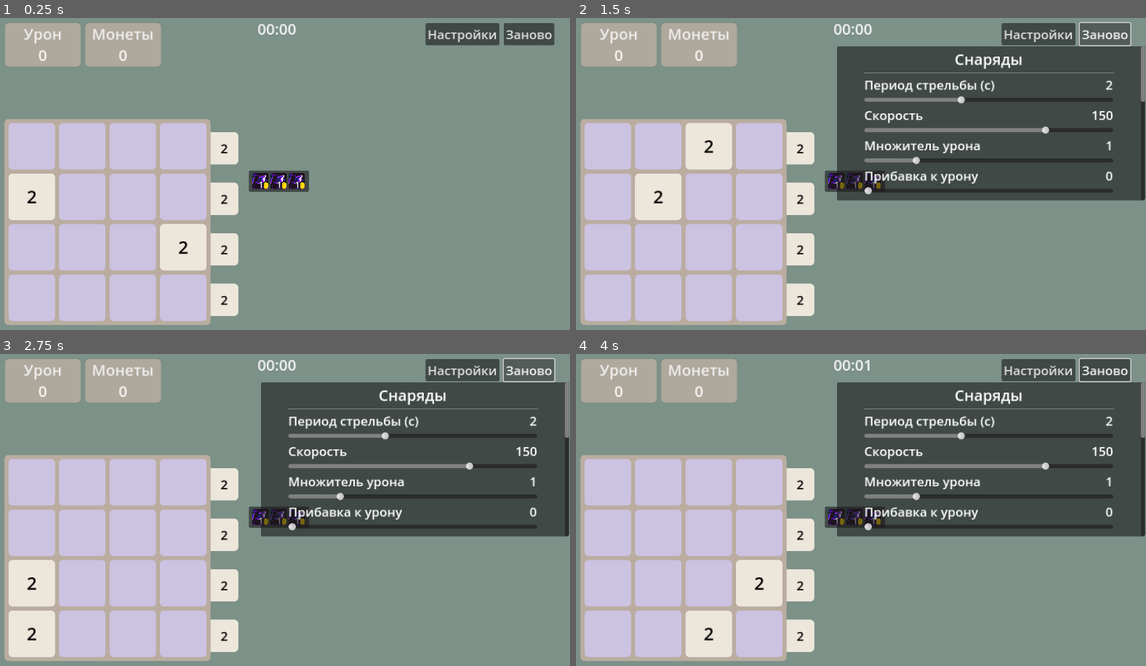
Above: before the commit, frames 1-4 (two rows, left to right).
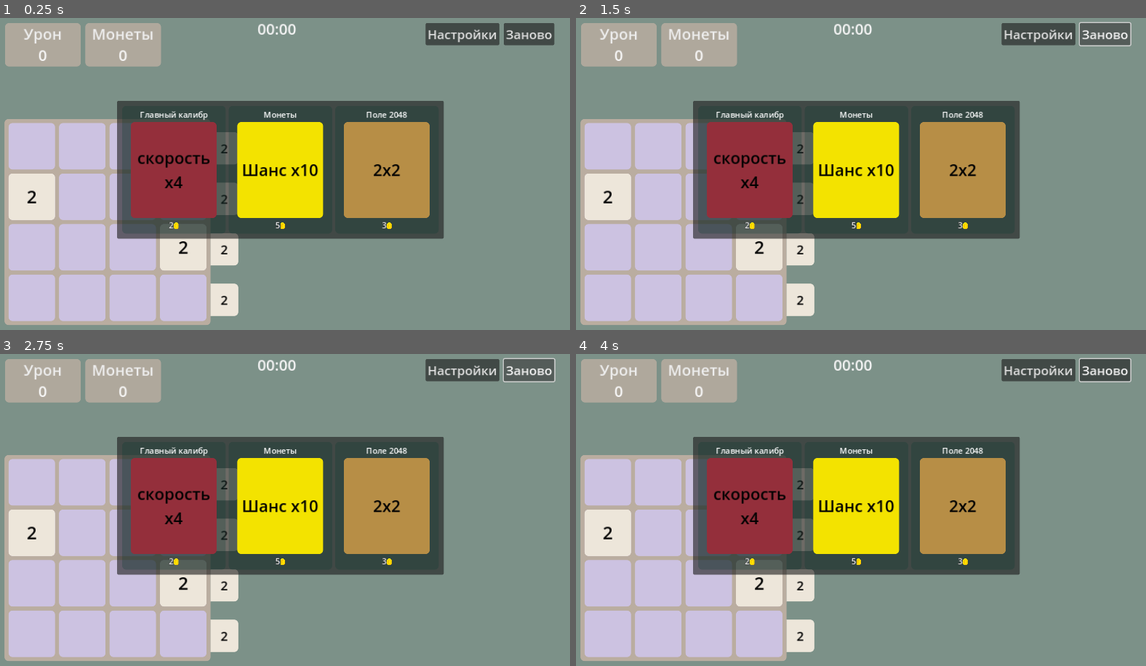
Above: after the commit, the same moments.

Repository: progstuff/2048TdPrototype
Game: Godot game, scene res://Data/WorldScene.tscn
Same seed, same stepped clock (60 frames per second), same inputs: the game is played once before the commit and once after it.
Inputs (mouse positions are in pixels of both pictures, inside the frame that each line leads up to):
- Up to frame 1 (0.25 s): no input
- Up to frame 2 (1.5 s): click (1037, 33) at 0.5 s, where only the run before the commit has a clickable "Настройки"; click (1106, 33) at 1.25 s, where only the run before the commit has a clickable "Заново"
- Up to frame 3 (2.75 s): click (530, 369) at 2 s, where only the run before the commit has a clickable "Заново"
- Up to frame 4 (4 s): click (1106, 369) at 2.75 s, where only the run before the commit has a clickable "Заново"; tap Enter at 3.5 s; move the mouse to (838, 516) at 3.52 s; press the mouse at (838, 516) at 3.53 s; hold Right (right) from 3.53 s (still down)

The runs differ from the first frame. In frame 1, 25% of the frame differs, in the area x 20-78%, y 26-71%; in frame 2, 42%; in frame 3, 43%, in the area x 1-100%, y 9-98%; in frame 4, 41%.

Commit message:
добавил бонус с монетами

Diff:
--- /dev/null
+++ b/CalibrSpeedBonusScript.gd
@@ -0,0 +1,4 @@
+extends BonusElement
+
+func _ready() -> void:
+	set_price(2)
--- a/Data/BonusPanelScene.tscn
+++ b/Data/BonusPanelScene.tscn
@@ -1,6 +1,5 @@
-[gd_scene load_steps=3 format=3 uid="uid://cg81qtoamt06p"]
+[gd_scene load_steps=2 format=3 uid="uid://cg81qtoamt06p"]
 
-[ext_resource type="PackedScene" uid="uid://dayd2vf7sxewp" path="res://Data/BonusScene.tscn" id="1_aq7df"]
 [ext_resource type="Script" path="res://Data/BonusPanelScript.gd" id="1_w204r"]
 
 [node name="BonusPanel" type="PanelContainer"]
@@ -9,29 +8,26 @@
 anchor_top = 0.5
 anchor_right = 0.5
 anchor_bottom = 0.5
-offset_left = -59.5
-offset_top = -21.0
-offset_right = 59.5
-offset_bottom = 21.0
+offset_left = -318.0
+offset_top = -143.0
+offset_right = 325.0
+offset_bottom = 97.0
 grow_horizontal = 2
 grow_vertical = 2
 script = ExtResource("1_w204r")
 
-[node name="VBoxContainer" type="VBoxContainer" parent="."]
+[node name="MarginContainer" type="MarginContainer" parent="."]
+layout_mode = 2
+theme_override_constants/margin_left = 10
+theme_override_constants/margin_top = 10
+theme_override_constants/margin_right = 10
+theme_override_constants/margin_bottom = 10
+
+[node name="VBoxContainer" type="VBoxContainer" parent="MarginContainer"]
 layout_mode = 2
 size_flags_horizontal = 4
 size_flags_vertical = 4
 
-[node name="HBoxContainer" type="HBoxContainer" parent="VBoxContainer"]
+[node name="BonusContainer" type="HBoxContainer" parent="MarginContainer/VBoxContainer"]
 layout_mode = 2
-size_flags_horizontal = 4
-size_flags_vertical = 4
-
-[node name="Bonus" parent="VBoxContainer/HBoxContainer" instance=ExtResource("1_aq7df")]
-layout_mode = 2
-
-[node name="Bonus2" parent="VBoxContainer/HBoxContainer" instance=ExtResource("1_aq7df")]
-layout_mode = 2
-
-[node name="Bonus3" parent="VBoxContainer/HBoxContainer" instance=ExtResource("1_aq7df")]
-layout_mode = 2
+theme_override_constants/separation = 6
--- a/Data/BonusPanelScript.gd
+++ b/Data/BonusPanelScript.gd
@@ -1,12 +1,65 @@
 extends PanelContainer
 
-@onready var container = $VBoxContainer/HBoxContainer
+@onready var container = $MarginContainer/VBoxContainer/BonusContainer
+
+var coinBonusScene = load("res://Data/CoinBonusScene.tscn")
+var calibrBonusScene = load("res://Data/CalibrBonusScene.tscn")
+var fieldBonusScene = load("res://Data/FieldBonusScene.tscn")
+
+var bonuses = {}
 
 func _ready() -> void:
 	pass
+
+func init(_enemySpawners: Node):
+
+	if(!bonuses.is_empty()):
+		return
+
+	var coinBonus = coinBonusScene.instantiate()
+	coinBonus.set_bonus_panel(self)
+	coinBonus.set_enemy_spawners(_enemySpawners)
+	coinBonus.deactivate()
+	bonuses[0] = coinBonus
+
+	var calibrBonus = calibrBonusScene.instantiate()
+	calibrBonus.set_bonus_panel(self)
+	calibrBonus.deactivate()
+	bonuses[1] = calibrBonus
+
+	var fieldBonus = fieldBonusScene.instantiate()
+	fieldBonus.set_bonus_panel(self)
+	fieldBonus.deactivate()
+	bonuses[2] = fieldBonus
+
+func show_bonus_panel():
+	get_tree().paused = true
+
+	for bonus in container.get_children():
+		container.remove_child(bonus)
+
+	var showedBonuses = {}
+
+	var cnt = 0
+	while(cnt < 3):
+		var ind = randi_range(0, bonuses.size()-1)
+		if(showedBonuses.has(ind)):
+			continue
+		if(bonuses.has(ind)):
+			var bonus = bonuses[ind]
+			bonus.activate()
+
+			container.add_child(bonus)
+			showedBonuses[ind] = true
+			cnt = cnt + 1
+
+	visible = true
 
 func choose_bonus():
 	for bonus in container.get_children():
 		if(bonus.isChoosed):
 			visible = false
+			bonus.activate_bonus()
 			break
+
+	get_tree().paused = false
--- a/Data/BonusScene.tscn
+++ b/Data/BonusScene.tscn
@@ -1,36 +1,59 @@
-[gd_scene load_steps=5 format=3 uid="uid://dayd2vf7sxewp"]
+[gd_scene load_steps=6 format=3 uid="uid://dayd2vf7sxewp"]
 
 [ext_resource type="Script" path="res://Data/BonusScript.gd" id="1_7scx3"]
-[ext_resource type="Texture2D" uid="uid://4ftltlx15pfs" path="res://Icons/rounded-in-photoretrica (1).png" id="1_nmj4f"]
 [ext_resource type="Texture2D" uid="uid://fbkfjcoe0mba" path="res://Icons/Coin.png" id="2_jlt1s"]
+
+[sub_resource type="StyleBoxFlat" id="StyleBoxFlat_ojwge"]
+bg_color = Color(0.00392157, 0.215686, 0.180392, 0.239216)
+corner_radius_top_left = 8
+corner_radius_top_right = 8
+corner_radius_bottom_right = 8
+corner_radius_bottom_left = 8
 
 [sub_resource type="LabelSettings" id="LabelSettings_ft8cm"]
 font_size = 17
 outline_size = 2
 outline_color = Color(0, 0, 0, 1)
 
+[sub_resource type="StyleBoxFlat" id="StyleBoxFlat_0y806"]
+bg_color = Color(0.6, 0.6, 0, 0)
+
 [node name="Bonus" type="PanelContainer"]
-offset_right = 32.0
-offset_bottom = 32.0
+custom_minimum_size = Vector2(205, 240)
+offset_right = 205.0
+offset_bottom = 240.0
+theme_override_styles/panel = SubResource("StyleBoxFlat_ojwge")
 script = ExtResource("1_7scx3")
 
-[node name="BonusIcon" type="TextureRect" parent="."]
+[node name="MarginContainer" type="MarginContainer" parent="."]
+layout_mode = 2
+theme_override_constants/margin_left = 6
+theme_override_constants/margin_top = 6
+theme_override_constants/margin_right = 6
+theme_override_constants/margin_bottom = 6
+
+[node name="VBoxContainer" type="VBoxContainer" parent="MarginContainer"]
+layout_mode = 2
+theme_override_constants/separation = 2
+
+[node name="BonusName" type="Label" parent="MarginContainer/VBoxContainer"]
+layout_mode = 2
+size_flags_vertical = 0
+text = "Название"
+horizontal_alignment = 1
+
+[node name="HBoxContainer" type="HBoxContainer" parent="MarginContainer/VBoxContainer"]
 layout_mode = 2
 size_flags_horizontal = 4
-texture = ExtResource("1_nmj4f")
-
-[node name="HBoxContainer" type="HBoxContainer" parent="."]
-layout_mode = 2
-size_flags_horizontal = 8
 size_flags_vertical = 8
 theme_override_constants/separation = 0
 
-[node name="MarginContainer" type="MarginContainer" parent="HBoxContainer"]
+[node name="MarginContainer" type="MarginContainer" parent="MarginContainer/VBoxContainer/HBoxContainer"]
 layout_mode = 2
 theme_override_constants/margin_top = 0
 theme_override_constants/margin_bottom = -4
 
-[node name="Price" type="Label" parent="HBoxContainer/MarginContainer"]
+[node name="Price" type="Label" parent="MarginContainer/VBoxContainer/HBoxContainer/MarginContainer"]
 layout_mode = 2
 size_flags_horizontal = 8
 size_flags_vertical = 8
@@ -39,7 +62,7 @@
 horizontal_alignment = 2
 vertical_alignment = 2
 
-[node name="TextureRect2" type="TextureRect" parent="HBoxContainer"]
+[node name="TextureRect2" type="TextureRect" parent="MarginContainer/VBoxContainer/HBoxContainer"]
 custom_minimum_size = Vector2(10, 15)
 layout_mode = 2
 size_flags_horizontal = 8
@@ -48,4 +71,15 @@
 expand_mode = 1
 stretch_mode = 4
 
-[connection signal="gui_input" from="." to="." method="_on_gui_input"]
+[node name="TextureRect" type="TextureRect" parent="MarginContainer/VBoxContainer"]
+layout_mode = 2
+
+[node name="Panel" type="Panel" parent="."]
+layout_mode = 2
+theme_override_styles/panel = SubResource("StyleBoxFlat_0y806")
+
+[node name="BonusTimer" type="Timer" parent="."]
+one_shot = true
+
+[connection signal="gui_input" from="Panel" to="." method="_on_panel_gui_input"]
+[connection signal="timeout" from="BonusTimer" to="." method="_on_bonus_timer_timeout"]
--- a/Data/BonusScript.gd
+++ b/Data/BonusScript.gd
@@ -3,19 +3,33 @@
 
 @export var playerCoins = 10
 @export var isChoosed = false
-@onready var icon = $BonusIcon
-@onready var priceLbl = $HBoxContainer/MarginContainer/Price
+@export var bonusTime = 2
+
+@onready var bonusTimer = $BonusTimer
+@onready var priceLbl = $MarginContainer/VBoxContainer/HBoxContainer/MarginContainer/Price
+var bonusPanel = null
 
 var price = 1
 
 func _ready() -> void:
 	pass
 
+func activate():
+	visible = true
+	isChoosed = false
+
+func deactivate():
+	visible = false
+	isChoosed = false
+
+func set_bonus_panel(_bonusPanel:PanelContainer):
+	bonusPanel = _bonusPanel
+
 func set_price(_price: int):
 	price = _price
 	priceLbl.text = str(price)
 
-func _on_gui_input(event: InputEvent) -> void:
+func _on_panel_gui_input(event: InputEvent) -> void:
 	if (
 		event is InputEventMouseButton
 		and event.button_index == MOUSE_BUTTON_LEFT
@@ -23,5 +37,14 @@
 	):
 		if(playerCoins >= price):
 			isChoosed = true
-			var bonusPanel = get_parent().get_parent().get_parent()
-			bonusPanel.choose_bonus()
+			if(bonusPanel != null):
+				bonusPanel.choose_bonus()
+
+func activate_bonus():
+	pass
+
+func deactivate_bonus():
+	pass
+
+func _on_bonus_timer_timeout() -> void:
+	deactivate_bonus()
--- /dev/null
+++ b/Data/CalibrBonusScene.tscn
@@ -0,0 +1,50 @@
+[gd_scene load_steps=5 format=3 uid="uid://br7h71137vsum"]
+
+[ext_resource type="PackedScene" uid="uid://dayd2vf7sxewp" path="res://Data/BonusScene.tscn" id="1_a5kh1"]
+[ext_resource type="Script" path="res://CalibrSpeedBonusScript.gd" id="2_1hmqc"]
+
+[sub_resource type="StyleBoxFlat" id="StyleBoxFlat_xxp38"]
+bg_color = Color(0.580189, 0.186132, 0.232289, 1)
+corner_radius_top_left = 8
+corner_radius_top_right = 8
+corner_radius_bottom_right = 8
+corner_radius_bottom_left = 8
+
+[sub_resource type="LabelSettings" id="LabelSettings_e8lm7"]
+font_size = 32
+font_color = Color(0.00566115, 0.00566115, 0.00566115, 1)
+
+[node name="CalibrBonus" instance=ExtResource("1_a5kh1")]
+script = ExtResource("2_1hmqc")
+
+[node name="BonusName" parent="MarginContainer/VBoxContainer" index="0"]
+text = "Главный калибр"
+
+[node name="BonusIcon" type="Panel" parent="MarginContainer/VBoxContainer" index="1"]
+custom_minimum_size = Vector2(170, 190)
+layout_mode = 2
+size_flags_horizontal = 4
+size_flags_vertical = 4
+theme_override_styles/panel = SubResource("StyleBoxFlat_xxp38")
+
+[node name="Label" type="Label" parent="MarginContainer/VBoxContainer/BonusIcon" index="0"]
+layout_mode = 1
+anchors_preset = 8
+anchor_left = 0.5
+anchor_top = 0.5
+anchor_right = 0.5
+anchor_bottom = 0.5
+offset_left = -20.0
+offset_top = -11.5
+offset_right = 20.0
+offset_bottom = 11.5
+grow_horizontal = 2
+grow_vertical = 2
+text = "скорость
+х4"
+label_settings = SubResource("LabelSettings_e8lm7")
+horizontal_alignment = 1
+
+[node name="Price" parent="MarginContainer/VBoxContainer/HBoxContainer/MarginContainer" index="0"]
+text = "2
+"
--- /dev/null
+++ b/Data/CoinBonusScene.tscn
@@ -0,0 +1,46 @@
+[gd_scene load_steps=5 format=3 uid="uid://cyep1kbroyhiq"]
+
+[ext_resource type="PackedScene" uid="uid://dayd2vf7sxewp" path="res://Data/BonusScene.tscn" id="1_avfs6"]
+[ext_resource type="Script" path="res://Data/CoinBonusScript.gd" id="2_hagxj"]
+
+[sub_resource type="StyleBoxFlat" id="StyleBoxFlat_a7di3"]
+bg_color = Color(0.95094, 0.889694, 0, 1)
+corner_radius_top_left = 8
+corner_radius_top_right = 8
+corner_radius_bottom_right = 8
+corner_radius_bottom_left = 8
+
+[sub_resource type="LabelSettings" id="LabelSettings_qgodk"]
+font_size = 32
+font_color = Color(0.00566115, 0.00566115, 0.00566115, 1)
+
+[node name="CoinBonus" instance=ExtResource("1_avfs6")]
+script = ExtResource("2_hagxj")
+coinChanceMultiplier = 10
+
+[node name="BonusName" parent="MarginContainer/VBoxContainer" index="0"]
+text = "Монеты"
+
+[node name="BonusIcon" type="Panel" parent="MarginContainer/VBoxContainer" index="1"]
+custom_minimum_size = Vector2(170, 190)
+layout_mode = 2
+size_flags_horizontal = 4
+size_flags_vertical = 4
+theme_override_styles/panel = SubResource("StyleBoxFlat_a7di3")
+
+[node name="Label" type="Label" parent="MarginContainer/VBoxContainer/BonusIcon" index="0"]
+layout_mode = 1
+anchors_preset = 8
+anchor_left = 0.5
+anchor_top = 0.5
+anchor_right = 0.5
+anchor_bottom = 0.5
+offset_left = -20.0
+offset_top = -11.5
+offset_right = 20.0
+offset_bottom = 11.5
+grow_horizontal = 2
+grow_vertical = 2
+text = "Шанс х10"
+label_settings = SubResource("LabelSettings_qgodk")
+horizontal_alignment = 1
--- /dev/null
+++ b/Data/CoinBonusScript.gd
@@ -0,0 +1,35 @@
+extends BonusElement
+
+@export var coinChanceMultiplier = 10
+
+var enemySpawners = null
+var oldCoinChance = 0
+
+func _ready() -> void:
+	set_price(5)
+	bonusTime = 20
+	if(bonusTimer == null):
+		bonusTimer = $BonusTimer
+	bonusTimer.wait_time = bonusTime
+
+func set_enemy_spawners(_enemySpawners: Node):
+	enemySpawners = _enemySpawners
+
+func activate_bonus():
+	if(enemySpawners == null):
+		return
+
+	for enemySpawner in enemySpawners.get_children():
+		oldCoinChance = enemySpawner.coinChance
+		enemySpawner.coinChance *= coinChanceMultiplier
+
+	bonusTimer.start()
+
+func deactivate_bonus():
+	if(enemySpawners == null):
+		return
+
+	for enemySpawner in enemySpawners.get_children():
+		enemySpawner.coinChance /= coinChanceMultiplier
+
+	bonusTimer.stop()
--- /dev/null
+++ b/Data/FieldBonusScene.gd
@@ -0,0 +1,4 @@
+extends BonusElement
+
+func _ready() -> void:
+	set_price(3)
--- /dev/null
+++ b/Data/FieldBonusScene.tscn
@@ -0,0 +1,45 @@
+[gd_scene load_steps=5 format=3 uid="uid://cnjk5650v13ap"]
+
+[ext_resource type="PackedScene" uid="uid://dayd2vf7sxewp" path="res://Data/BonusScene.tscn" id="1_qyw5p"]
+[ext_resource type="Script" path="res://Data/FieldBonusScene.gd" id="2_kxwvd"]
+
+[sub_resource type="StyleBoxFlat" id="StyleBoxFlat_axane"]
+bg_color = Color(0.719359, 0.55472, 0.273722, 1)
+corner_radius_top_left = 8
+corner_radius_top_right = 8
+corner_radius_bottom_right = 8
+corner_radius_bottom_left = 8
+
+[sub_resource type="LabelSettings" id="LabelSettings_xocbb"]
+font_size = 32
+font_color = Color(0.00566115, 0.00566115, 0.00566115, 1)
+
+[node name="FieldBonus" instance=ExtResource("1_qyw5p")]
+script = ExtResource("2_kxwvd")
+
+[node name="BonusName" parent="MarginContainer/VBoxContainer" index="0"]
+text = "Поле 2048"
+
+[node name="BonusIcon" type="Panel" parent="MarginContainer/VBoxContainer" index="1"]
+custom_minimum_size = Vector2(170, 190)
+layout_mode = 2
+size_flags_horizontal = 4
+size_flags_vertical = 4
+theme_override_styles/panel = SubResource("StyleBoxFlat_axane")
+
+[node name="Label" type="Label" parent="MarginContainer/VBoxContainer/BonusIcon" index="0"]
+layout_mode = 1
+anchors_preset = 8
+anchor_left = 0.5
+anchor_top = 0.5
+anchor_right = 0.5
+anchor_bottom = 0.5
+offset_left = -20.0
+offset_top = -11.5
+offset_right = 20.0
+offset_bottom = 11.5
+grow_horizontal = 2
+grow_vertical = 2
+text = "2х2"
+label_settings = SubResource("LabelSettings_xocbb")
+horizontal_alignment = 1
--- a/Data/WorldScene.tscn
+++ b/Data/WorldScene.tscn
@@ -28,6 +28,7 @@
 font_color = Color(0.969137, 0.969137, 0.969137, 1)
 
 [node name="World" type="Node2D"]
+process_mode = 1
 script = ExtResource("1_tc2t4")
 
 [node name="ColorRect" type="ColorRect" parent="."]
@@ -50,16 +51,22 @@
 [node name="Timer" type="Timer" parent="."]
 autostart = true
 
-[node name="Control" type="Control" parent="."]
+[node name="BonusTimer" type="Timer" parent="."]
+wait_time = 30.0
+autostart = true
+
+[node name="Interface" type="Control" parent="."]
 layout_mode = 3
 anchors_preset = 0
 offset_right = 1150.0
 offset_bottom = 646.0
 
-[node name="BonusPanel" parent="Control" instance=ExtResource("5_ru4q8")]
+[node name="BonusPanel" parent="Interface" instance=ExtResource("5_ru4q8")]
+process_mode = 3
+visible = false
 layout_mode = 1
 
-[node name="HBoxContainer2" type="HBoxContainer" parent="Control"]
+[node name="HBoxContainer2" type="HBoxContainer" parent="Interface"]
 layout_mode = 1
 anchors_preset = -1
 anchor_left = 0.974783
@@ -73,7 +80,7 @@
 theme_override_constants/separation = 9
 metadata/_edit_use_anchors_ = true
 
-[node name="ConfigButton" type="Button" parent="Control/HBoxContainer2"]
+[node name="ConfigButton" type="Button" parent="Interface/HBoxContainer2"]
 z_index = 5
 layout_mode = 2
 size_flags_horizontal = 4
@@ -81,7 +88,7 @@
 theme_override_font_sizes/font_size = 25
 text = "Настройки"
 
-[node name="RestartBtn" type="Button" parent="Control/HBoxContainer2"]
+[node name="RestartBtn" type="Button" parent="Interface/HBoxContainer2"]
 z_index = 5
 layout_mode = 2
 size_flags_horizontal = 4
@@ -89,7 +96,7 @@
 theme_override_font_sizes/font_size = 25
 text = "Заново"
 
-[node name="TimerLbl" type="Label" parent="Control"]
+[node name="TimerLbl" type="Label" parent="Interface"]
 layout_mode = 1
 anchors_preset = 5
 anchor_left = 0.5
@@ -101,13 +108,13 @@
 text = "00:00 "
 label_settings = SubResource("LabelSettings_ryvj7")
 
-[node name="Switchers" parent="Control" instance=ExtResource("2_plrfd")]
+[node name="Switchers" parent="Interface" instance=ExtResource("2_plrfd")]
 visible = false
 layout_mode = 1
 offset_top = -267.5
 offset_bottom = 37.5
 
-[node name="HBoxContainer" type="HBoxContainer" parent="Control"]
+[node name="HBoxContainer" type="HBoxContainer" parent="Interface"]
 layout_mode = 1
 anchors_preset = -1
 anchor_left = 0.0026087
@@ -120,22 +127,22 @@
 theme_override_constants/separation = 9
 metadata/_edit_use_anchors_ = true
 
-[node name="PanelContainer" type="PanelContainer" parent="Control/HBoxContainer"]
+[node name="PanelContainer" type="PanelContainer" parent="Interface/HBoxContainer"]
 layout_mode = 2
 theme_override_styles/panel = SubResource("StyleBoxFlat_1oh4l")
 
-[node name="VBoxContainer" type="VBoxContainer" parent="Control/HBoxContainer/PanelContainer"]
+[node name="VBoxContainer" type="VBoxContainer" parent="Interface/HBoxContainer/PanelContainer"]
 layout_mode = 2
 theme_override_constants/separation = 0
 
-[node name="Label" type="Label" parent="Control/HBoxContainer/PanelContainer/VBoxContainer"]
+[node name="Label" type="Label" parent="Interface/HBoxContainer/PanelContainer/VBoxContainer"]
 layout_mode = 2
 text = "Урон"
 label_settings = SubResource("LabelSettings_afgj4")
 horizontal_alignment = 1
 vertical_alignment = 2
 
-[node name="DamageCnt" type="Label" parent="Control/HBoxContainer/PanelContainer/VBoxContainer"]
+[node name="DamageCnt" type="Label" parent="Interface/HBoxContainer/PanelContainer/VBoxContainer"]
 custom_minimum_size = Vector2(150, 0)
 layout_mode = 2
 text = "0
@@ -143,15 +150,15 @@
 label_settings = SubResource("LabelSettings_4y6r6")
 horizontal_alignment = 1
 
-[node name="PanelContainer2" type="PanelContainer" parent="Control/HBoxContainer"]
+[node name="PanelContainer2" type="PanelContainer" parent="Interface/HBoxContainer"]
 layout_mode = 2
 theme_override_styles/panel = SubResource("StyleBoxFlat_1oh4l")
 
-[node name="VBoxContainer" type="VBoxContainer" parent="Control/HBoxContainer/PanelContainer2"]
+[node name="VBoxContainer" type="VBoxContainer" parent="Interface/HBoxContainer/PanelContainer2"]
 layout_mode = 2
 theme_override_constants/separation = 0
 
-[node name="Label" type="Label" parent="Control/HBoxContainer/PanelContainer2/VBoxContainer"]
+[node name="Label" type="Label" parent="Interface/HBoxContainer/PanelContainer2/VBoxContainer"]
 layout_mode = 2
 text = "Монеты
 "
@@ -159,7 +166,7 @@
 horizontal_alignment = 1
 vertical_alignment = 2
 
-[node name="CoinsCnt" type="Label" parent="Control/HBoxContainer/PanelContainer2/VBoxContainer"]
+[node name="CoinsCnt" type="Label" parent="Interface/HBoxContainer/PanelContainer2/VBoxContainer"]
 custom_minimum_size = Vector2(150, 0)
 layout_mode = 2
 text = "0
@@ -172,18 +179,19 @@
 [connection signal="wall_damaged" from="Wall" to="GameField" method="_on_wall_wall_damaged"]
 [connection signal="coin_clicked_signal" from="CoinSpawner" to="." method="_on_coin_spawner_coin_clicked_signal"]
 [connection signal="timeout" from="Timer" to="." method="_on_timer_timeout"]
-[connection signal="button_down" from="Control/HBoxContainer2/ConfigButton" to="." method="_on_config_button_button_down"]
-[connection signal="pressed" from="Control/HBoxContainer2/RestartBtn" to="." method="_on_restart_btn_pressed"]
-[connection signal="pressed" from="Control/HBoxContainer2/RestartBtn" to="GameField" method="_on_restart_btn_pressed"]
-[connection signal="bullet_period_changed" from="Control/Switchers" to="." method="_on_switchers_bullet_period_changed"]
-[connection signal="bullet_power_mult_changed" from="Control/Switchers" to="." method="_on_switchers_bullet_power_mult_changed"]
-[connection signal="bullet_power_shift_changed" from="Control/Switchers" to="." method="_on_switchers_bullet_power_shift_changed"]
-[connection signal="bullet_speed_changed" from="Control/Switchers" to="." method="_on_switchers_bullet_speed_changed"]
-[connection signal="coin_chance_value_changed" from="Control/Switchers" to="." method="_on_switchers_coin_chance_value_changed"]
-[connection signal="difficult_period_changed" from="Control/Switchers" to="." method="_on_switchers_difficult_period_changed"]
-[connection signal="difficult_value_changed" from="Control/Switchers" to="." method="_on_switchers_difficult_value_changed"]
-[connection signal="enemy_health_changed" from="Control/Switchers" to="." method="_on_switchers_enemy_health_changed"]
-[connection signal="enemy_health_delta_changed" from="Control/Switchers" to="." method="_on_switchers_enemy_health_delta_changed"]
-[connection signal="enemy_period_changed" from="Control/Switchers" to="." method="_on_switchers_enemy_period_changed"]
-[connection signal="enemy_period_delta_changed" from="Control/Switchers" to="." method="_on_switchers_enemy_period_delta_changed"]
-[connection signal="enemy_speed_changed" from="Control/Switchers" to="." method="_on_switchers_enemy_speed_changed"]
+[connection signal="timeout" from="BonusTimer" to="." method="_on_bonus_timer_timeout"]
+[connection signal="button_down" from="Interface/HBoxContainer2/ConfigButton" to="." method="_on_config_button_button_down"]
+[connection signal="pressed" from="Interface/HBoxContainer2/RestartBtn" to="." method="_on_restart_btn_pressed"]
+[connection signal="pressed" from="Interface/HBoxContainer2/RestartBtn" to="GameField" method="_on_restart_btn_pressed"]
+[connection signal="bullet_period_changed" from="Interface/Switchers" to="." method="_on_switchers_bullet_period_changed"]
+[connection signal="bullet_power_mult_changed" from="Interface/Switchers" to="." method="_on_switchers_bullet_power_mult_changed"]
+[connection signal="bullet_power_shift_changed" from="Interface/Switchers" to="." method="_on_switchers_bullet_power_shift_changed"]
+[connection signal="bullet_speed_changed" from="Interface/Switchers" to="." method="_on_switchers_bullet_speed_changed"]
+[connection signal="coin_chance_value_changed" from="Interface/Switchers" to="." method="_on_switchers_coin_chance_value_changed"]
+[connection signal="difficult_period_changed" from="Interface/Switchers" to="." method="_on_switchers_difficult_period_changed"]
+[connection signal="difficult_value_changed" from="Interface/Switchers" to="." method="_on_switchers_difficult_value_changed"]
+[connection signal="enemy_health_changed" from="Interface/Switchers" to="." method="_on_switchers_enemy_health_changed"]
+[connection signal="enemy_health_delta_changed" from="Interface/Switchers" to="." method="_on_switchers_enemy_health_delta_changed"]
+[connection signal="enemy_period_changed" from="Interface/Switchers" to="." method="_on_switchers_enemy_period_changed"]
+[connection signal="enemy_period_delta_changed" from="Interface/Switchers" to="." method="_on_switchers_enemy_period_delta_changed"]
+[connection signal="enemy_speed_changed" from="Interface/Switchers" to="." method="_on_switchers_enemy_speed_changed"]
--- a/Data/WorldScript.gd
+++ b/Data/WorldScript.gd
@@ -2,14 +2,14 @@
 
 @onready var gameField = $GameField
 @onready var wall = $Wall
-@onready var damageValLbl = $Control/HBoxContainer/PanelContainer/VBoxContainer/DamageCnt
-@onready var coinValLbl = $Control/HBoxContainer/PanelContainer2/VBoxContainer/CoinsCnt
+@onready var damageValLbl = $Interface/HBoxContainer/PanelContainer/VBoxContainer/DamageCnt
+@onready var coinValLbl = $Interface/HBoxContainer/PanelContainer2/VBoxContainer/CoinsCnt
 @onready var enemyLines = $EnemyLines
 @onready var timer =$Timer
-@onready var timerLbl = $Control/TimerLbl
-@onready var switchers = $Control/Switchers
+@onready var timerLbl = $Interface/TimerLbl
+@onready var switchers = $Interface/Switchers
 @onready var coinSpawner = $CoinSpawner
-
+@onready var bonusPanel = $Interface/BonusPanel
 var coinsCnt = 0
 var curSeconds = 0
 
@@ -87,6 +87,10 @@
 			switchers.set_difficult_value(enemySpawner.difficultVal)
 			switchers.set_coin_chance_value(enemySpawner.coinChance)
 			break
+	#бонусы
+	bonusPanel.init(enemyLines)
+
+	bonusPanel.show_bonus_panel()
 
 func _on_game_field_max_value_changed() -> void:
 	if(gameField == null):
@@ -212,3 +216,6 @@
 		enemySpawner.coinChance = _val
 	config.set_value("coinChance", "value", _val)
 	config.save("user://prefs.cfg")
+
+func _on_bonus_timer_timeout() -> void:
+	bonusPanel.show_bonus_panel()
Not shown, changed: 2048TdPrototype.apk
Not shown, added: Data/Wor901F.tmp
